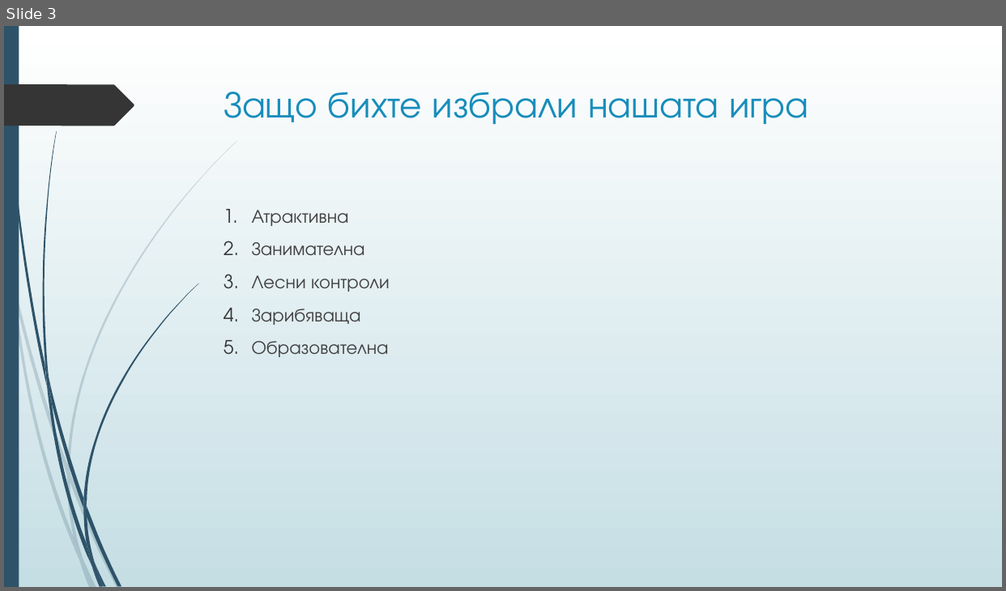
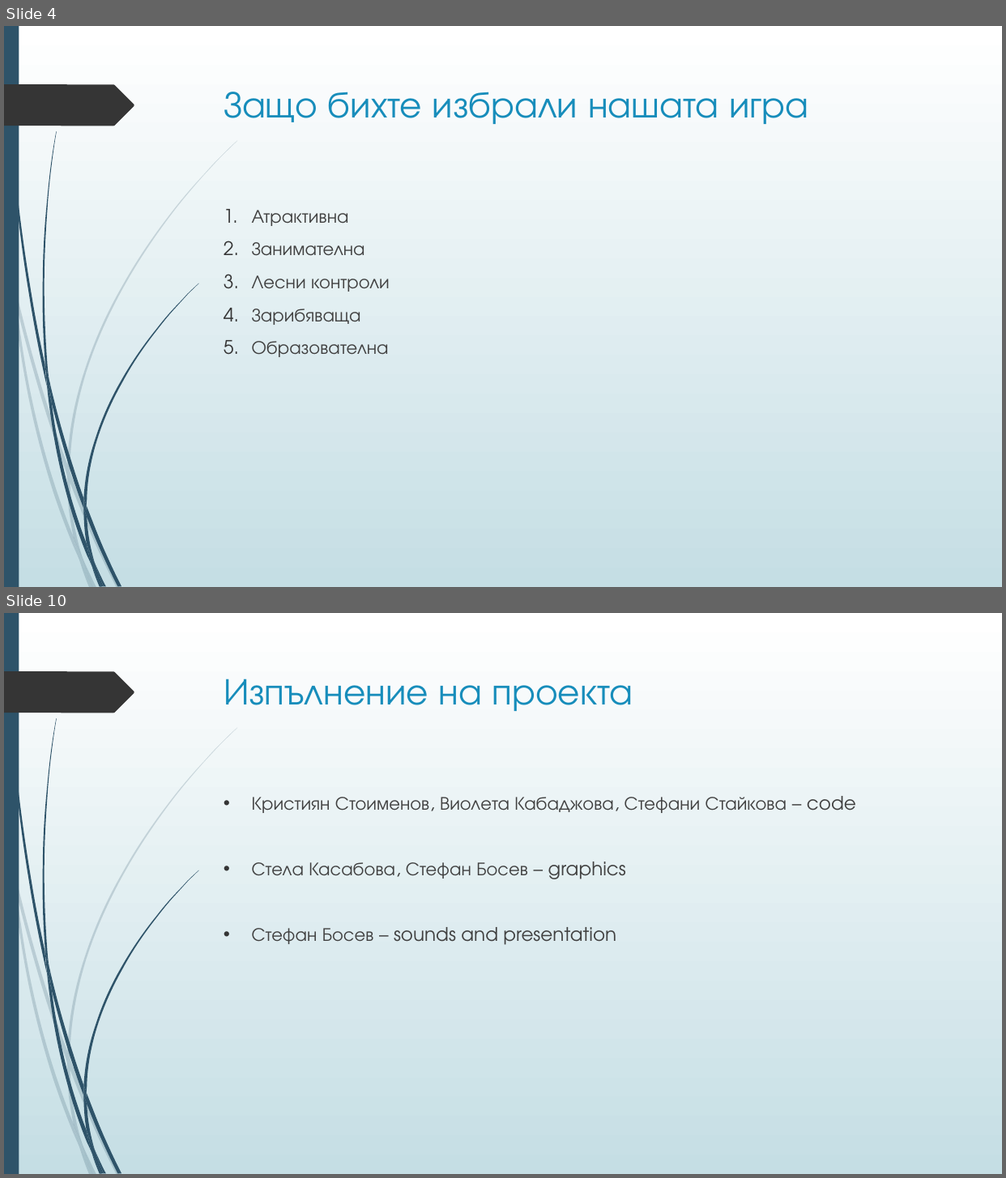
Before and after one commit to boki1/Hack30xTUES-, a slide deck: Hack 30 xTUES presentation.pptx. Shown one above the other, each under a label of ours: slide 3 before the commit, slides 4 and 10 after it; the slides between them are not shown. The pictures are 1006x591 and 1006x1178 pixels, drawn with LibreOffice and Linux fonts; fonts in the diff are those of the drawing. Boxes give left, top, right and bottom in pixels: in the first picture for what was removed or moved away, otherwise in the second. Text is boxed around its words. In the diff, an @@ line names an element or a change of style, - is before the commit and + after.

```diff
--- a/Hack 30 xTUES presentation.pptx
+++ b/Hack 30 xTUES presentation.pptx
@@ slide 10 added at <box>4,613,1002,1174</box>, background gradient #FFFFFF to #C5DEE5; not listed: 24 template elements that a slide beside it also shows @@
@@ title added at <box>224,679,633,711</box>, 36 pt, text #178DBB @@
+Изпълнение на проекта
@@ text added at <box>252,796,856,945</box>, 18 pt, text #404040 @@
+• Кристиян Стоименов, Виолета Кабаджова, Стефани Стайкова – code
+• Стела Касабова, Стефан Босев – graphics
+• Стефан Босев – sounds and presentation
@@ what was slide 3 is now slide 4 @@
```
Also in this commit, not shown: 4 slides changed, 5 other slides added, 1 slide removed.
